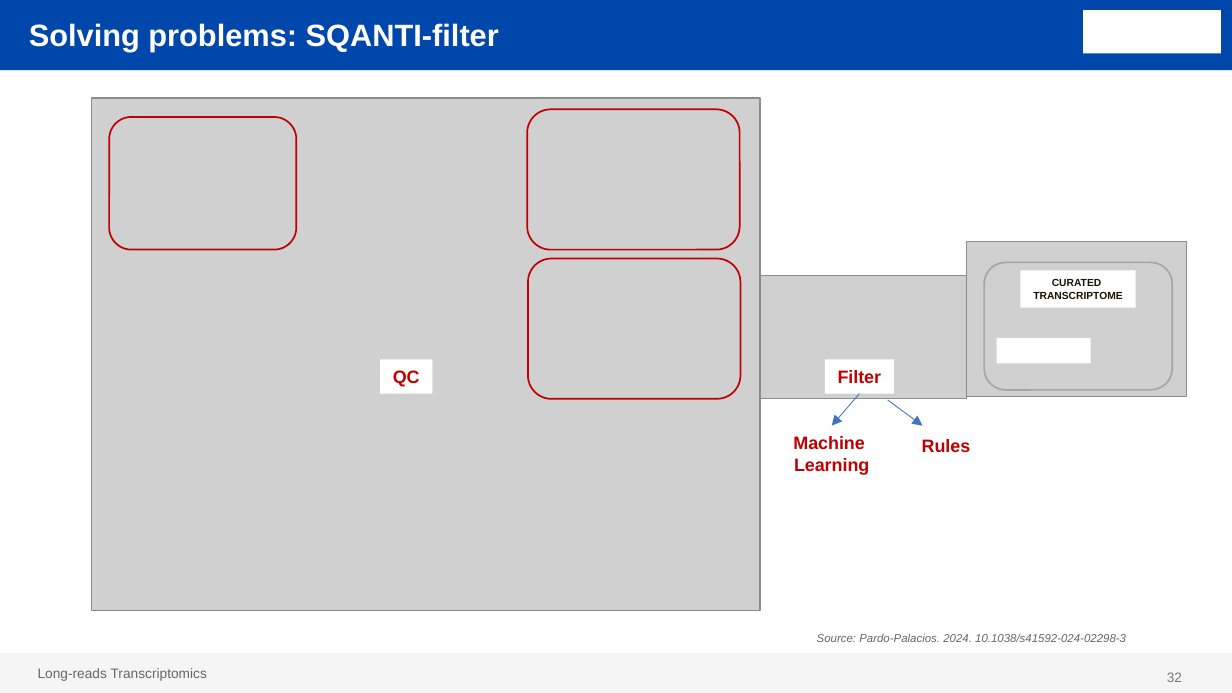
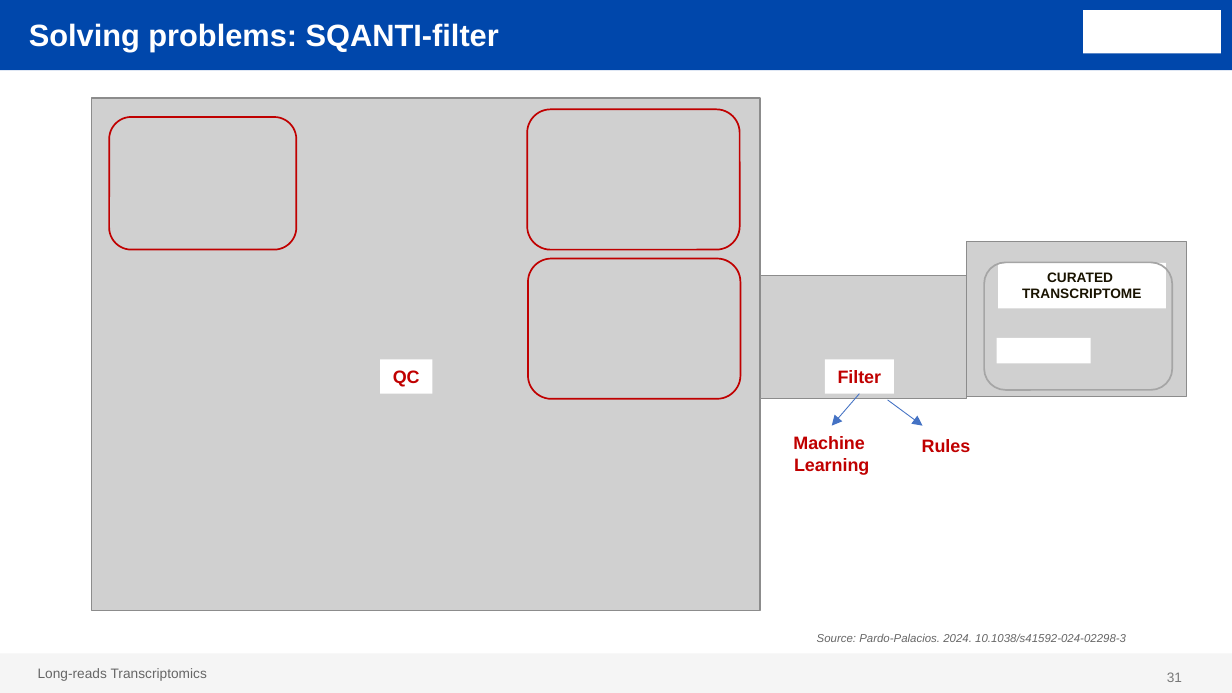
Before and after one commit to ConesaLab/VALT_Summer_Course, a slide deck: slide 31 of theory/day2/SQANTI_theory.pptx (slide 32 before the commit). Drawn at 1232x693 pixels with LibreOffice and Linux fonts; fonts in the diff are those of the drawing; grey boxes stand for pictures; background and template pictures are left out. Boxes give left, top, right and bottom in pixels: in the first picture for what was removed or moved away, otherwise in the second. Text is boxed around its words. In the diff, an @@ line names an element or a change of style, - is before the commit and + after.

```diff
--- a/theory/day2/SQANTI_theory.pptx
+++ b/theory/day2/SQANTI_theory.pptx
@@ rectangle "CURATED": place and size @@
-rectangle "CURATED" at (1020,270,1136,307)
+rectangle "CURATED" at (998,262,1165,308)
@@ rectangle "CURATED" at (998,262,1165,308): size 6 to 8 pt @@
@@ page number at (1167,672,1182,682): text changed @@
-32
+31
```
Also in this commit, not shown: 3 other slides changed, 6 slides added, 1 slide removed, 4 other files.
